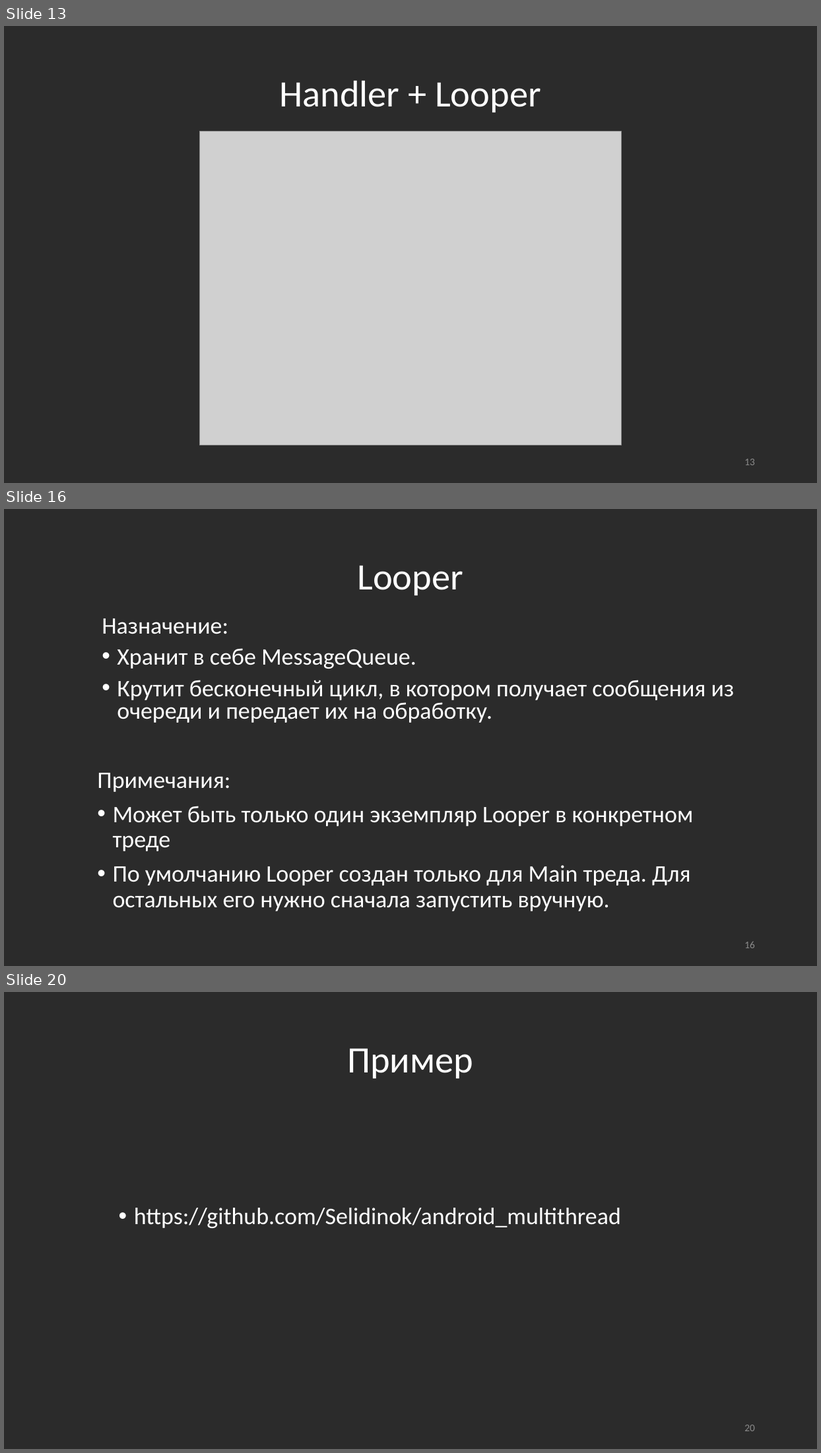
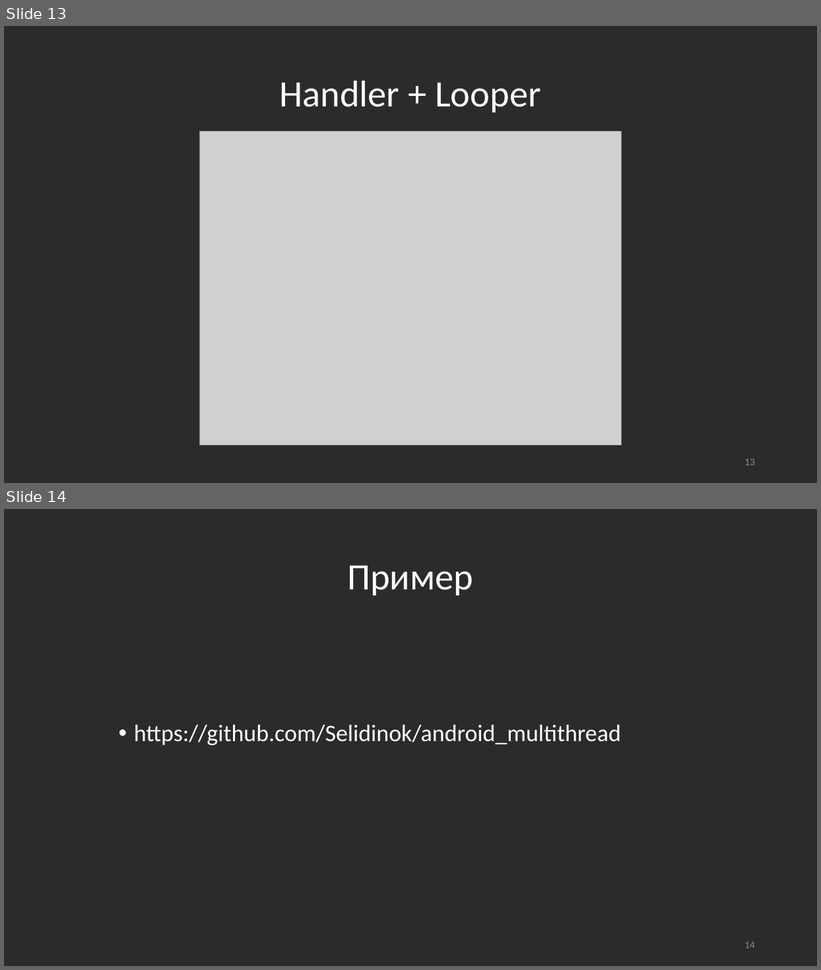
Before and after one commit to Andrey253/Multythread, a slide deck: Многопоточность.pptx. Shown one above the other, each under a label of ours: slides 13, 16 and 20 before the commit, slides 13 and 14 after it; the slides between them are not shown. The pictures are 821x1453 and 821x970 pixels, drawn with LibreOffice and Linux fonts; fonts in the diff are those of the drawing; grey boxes stand for pictures. Boxes give left, top, right and bottom in pixels: in the first picture for what was removed or moved away, otherwise in the second. Text is boxed around its words. In the diff, an @@ line names an element or a change of style, - is before the commit and + after.

```diff
--- a/Многопоточность.pptx
+++ b/Многопоточность.pptx
@@ slide 16 removed at <box>4,509,817,966</box>, background #2B2B2B @@
@@ title removed at <box>358,565,464,595</box> @@
-Looper
@@ text removed at <box>102,619,735,723</box> @@
-Назначение:
-• Хранит в себе MessageQueue.
-• Крутит бесконечный цикл, в котором получает сообщения из очереди и передает их на обработку.
@@ text removed at <box>97,773,694,912</box> @@
-Примечания:
-• Может быть только один экземпляр Looper в конкретном треде
-• По умолчанию Looper создан только для Main треда. Для остальных его нужно сначала запустить вручную.
@@ page number removed at <box>745,942,755,949</box> @@
-16
@@ what was slide 20 is now slide 14 @@
@@ page number at <box>745,942,755,949</box>: text changed @@
-20
+14
```
Also in this commit, not shown: 3 slides changed, 1 slide added, 5 other slides removed.
